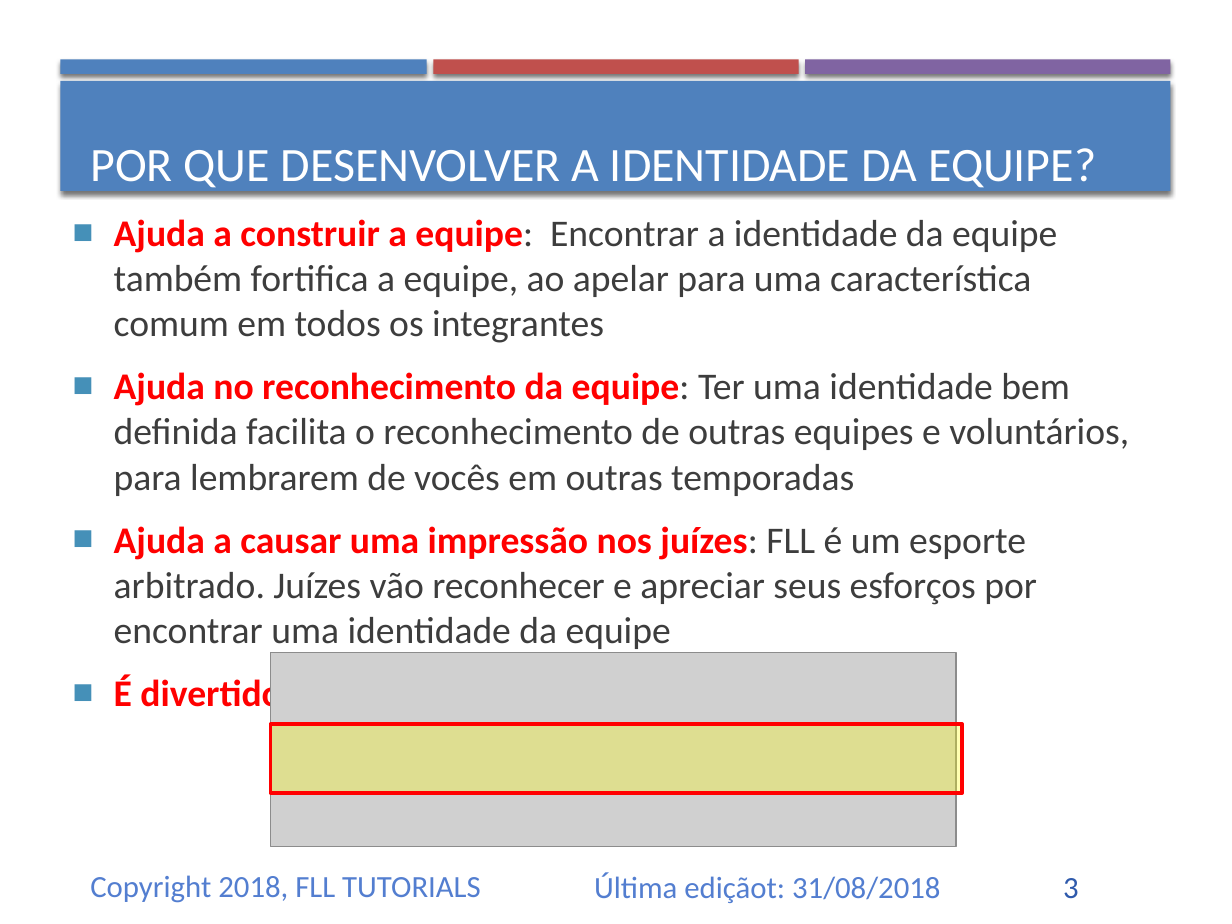
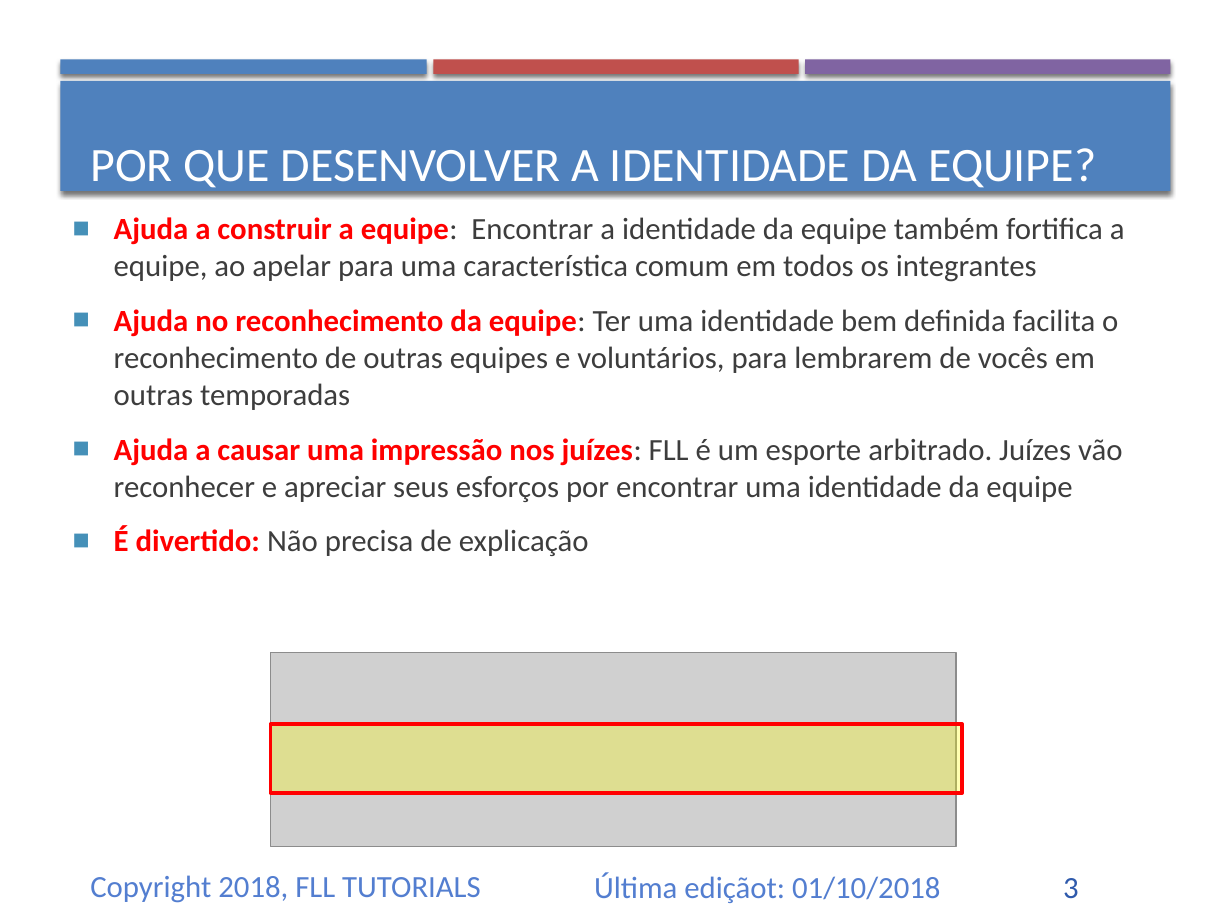
Before and after one commit to ev3lessons/FLL-Tutorials, a slide deck: slide 3 of translations/pt-br/CoreValues/IdentidadedaEquipe.pptx. Drawn at 1232x924 pixels with LibreOffice and Linux fonts; fonts in the diff are those of the drawing; grey boxes stand for pictures. Boxes give left, top, right and bottom in pixels: in the first picture for what was removed or moved away, otherwise in the second. Text is boxed around its words. In the diff, an @@ line names an element or a change of style, - is before the commit and + after.

```diff
--- a/translations/pt-br/CoreValues/IdentidadedaEquipe.pptx
+++ b/translations/pt-br/CoreValues/IdentidadedaEquipe.pptx
@@ text "Ajuda a construir a equipe: ..." at (114, 217, 1125, 556): size 22 to 18 pt @@
@@ text at (594, 872, 940, 903): text changed @@
-Última ediçãot: 31/08/2018
+Última ediçãot: 01/10/2018
```
Also in this commit, not shown: 12 other slides changed, 9 other files.
